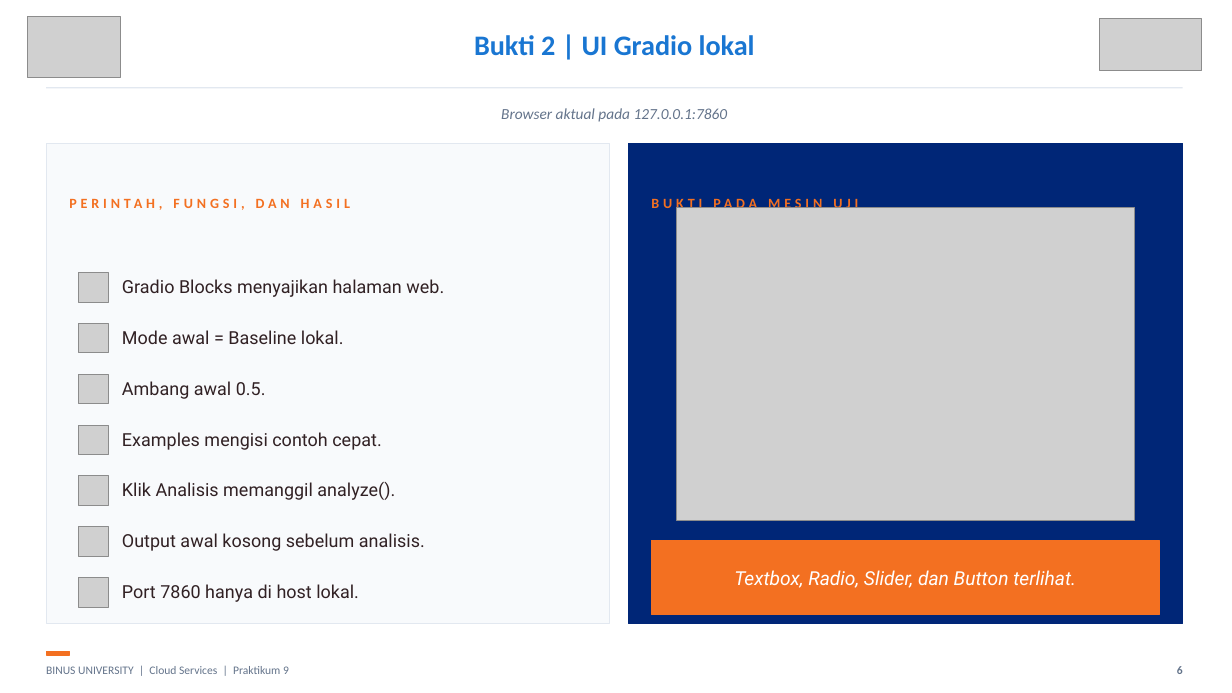
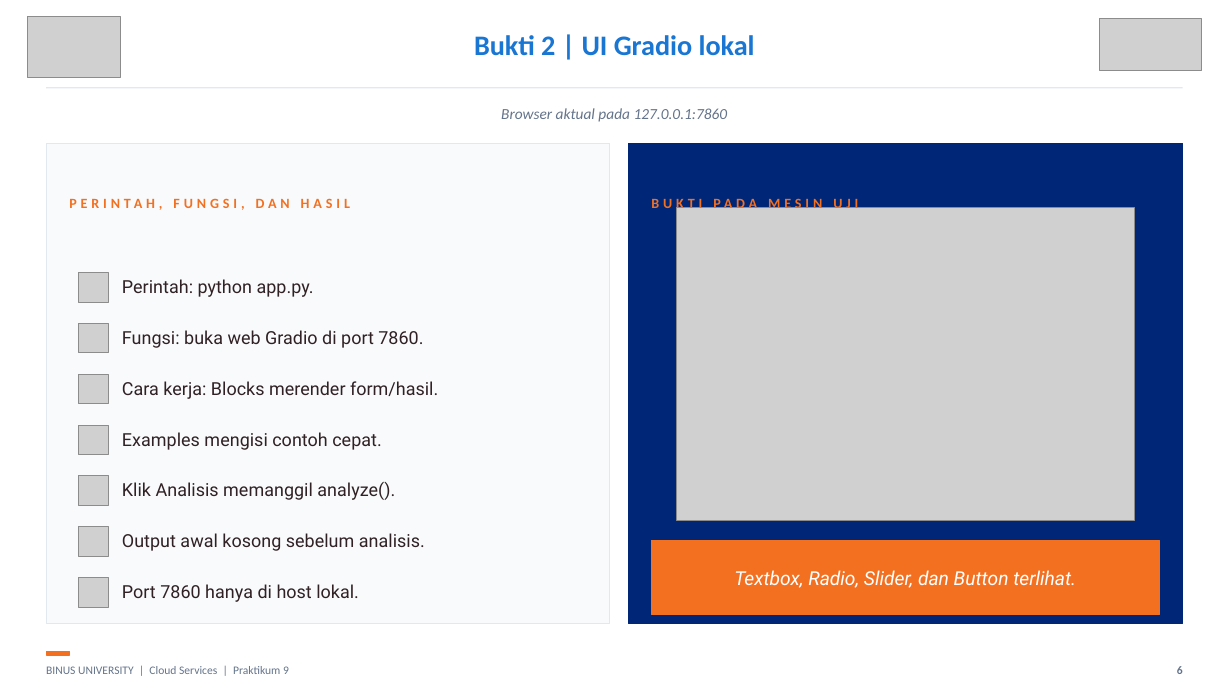
Before and after one commit to SeedFlora/meet9CloudService, a slide deck: slide 6 of slides/LAB09_Gradio_Sentiment_Bukti_Live.pptx. Drawn at 1232x693 pixels with LibreOffice and Linux fonts; fonts in the diff are those of the drawing; grey boxes stand for pictures. Boxes give left, top, right and bottom in pixels: in the first picture for what was removed or moved away, otherwise in the second. Text is boxed around its words. In the diff, an @@ line names an element or a change of style, - is before the commit and + after.

```diff
--- a/slides/LAB09_Gradio_Sentiment_Bukti_Live.pptx
+++ b/slides/LAB09_Gradio_Sentiment_Bukti_Live.pptx
@@ text at [122, 279, 314, 297]: text changed @@
-Gradio Blocks menyajikan halaman web.
+Perintah: python app.py.
@@ text at [122, 330, 423, 348]: text changed @@
-Mode awal = Baseline lokal.
+Fungsi: buka web Gradio di port 7860.
@@ text at [122, 381, 438, 399]: text changed @@
-Ambang awal 0.5.
+Cara kerja: Blocks merender form/hasil.
```
Also in this commit, not shown: 6 other slides changed.
